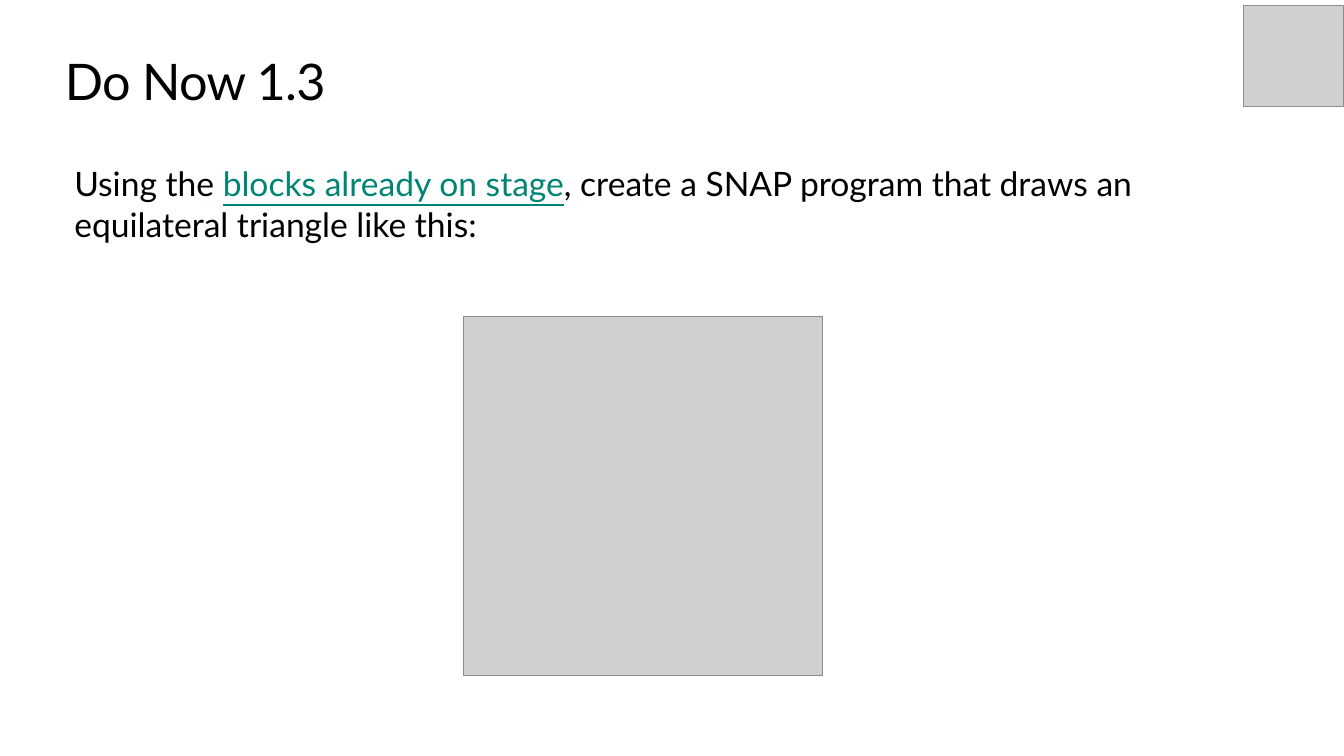
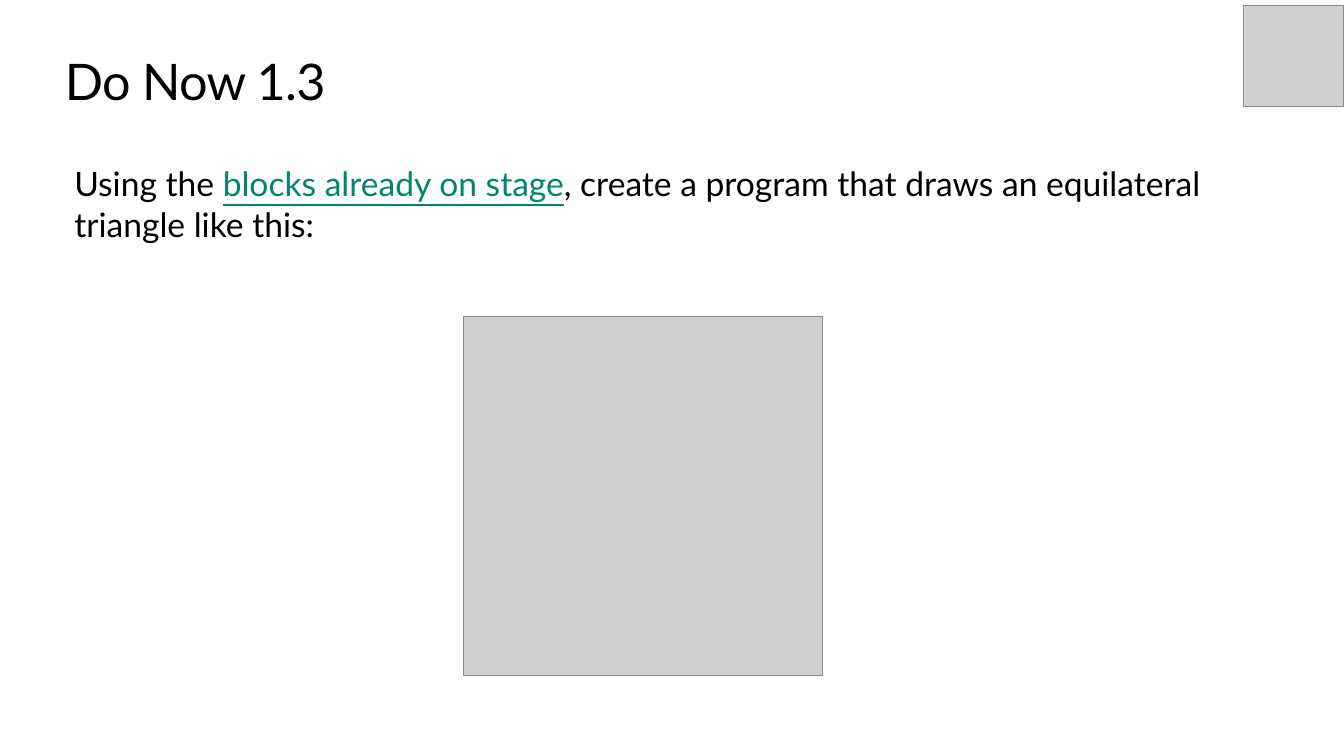
Before and after one commit to TEALSK12/introduction-to-computer-science, a slide deck: slide 4 of docs/slidedecks/TEALS SNAP 1.3.pptx. Drawn at 1344x756 pixels with LibreOffice and Linux fonts; fonts in the diff are those of the drawing; grey boxes stand for pictures; background and template pictures are left out. Boxes give left, top, right and bottom in pixels: in the first picture for what was removed or moved away, otherwise in the second. Text is boxed around its words. In the diff, an @@ line names an element or a change of style, - is before the commit and + after.

```diff
--- a/docs/slidedecks/TEALS SNAP 1.3.pptx
+++ b/docs/slidedecks/TEALS SNAP 1.3.pptx
@@ text at (x1=74, y1=171, x2=1200, y2=243): text changed @@
-Using the blocks already on stage, create a SNAP program that draws an equilateral triangle like this:
+Using the blocks already on stage, create a program that draws an equilateral triangle like this:
```
Also in this commit, not shown: 7 other slides changed, 16 other files.
